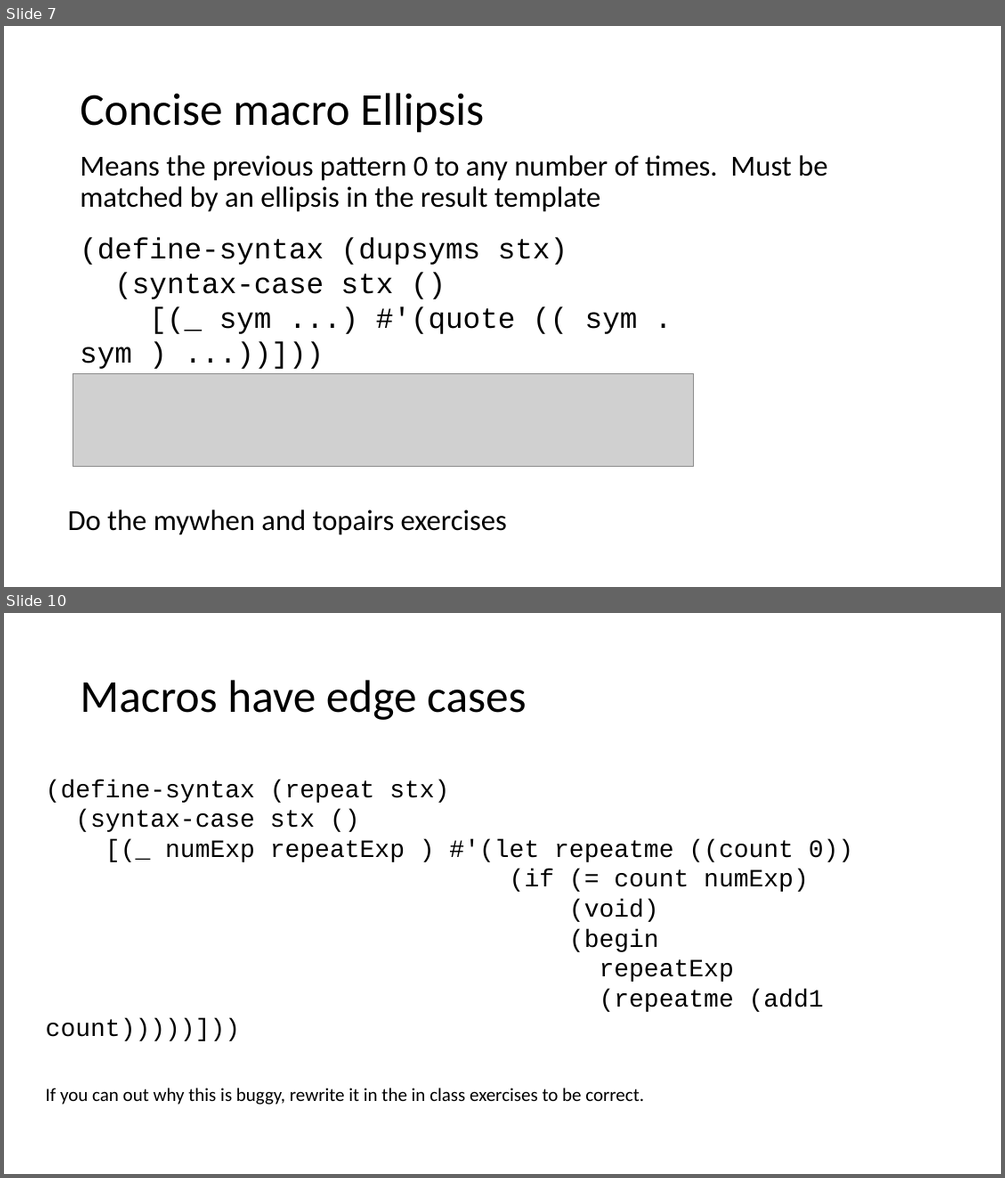
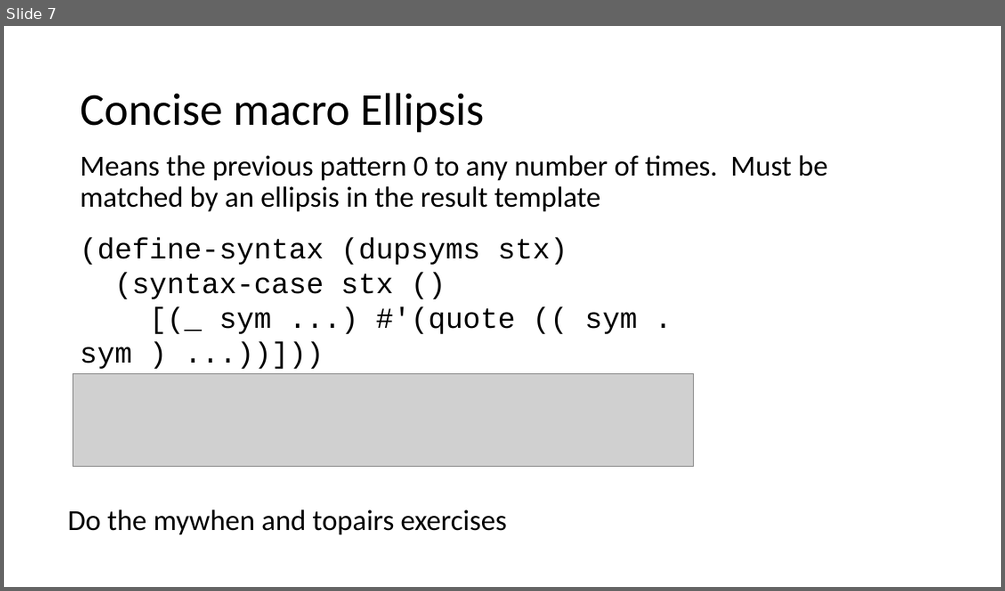
Before and after one commit to RHIT-CSSE/csse304, a slide deck: ClassMaterials/Macros1/Macros.pptx. Shown one above the other, each under a label of ours: slides 7 and 10 before the commit, slide 7 after it; the slides between them are not shown. The pictures are 1005x1178 and 1005x591 pixels, drawn with LibreOffice and Linux fonts; fonts in the diff are those of the drawing; grey boxes stand for pictures. Boxes give left, top, right and bottom in pixels: in the first picture for what was removed or moved away, otherwise in the second. Text is boxed around its words. In the diff, an @@ line names an element or a change of style, - is before the commit and + after.

Commit message:
moving stuff between macro assignments

```diff
--- a/ClassMaterials/Macros1/Macros.pptx
+++ b/ClassMaterials/Macros1/Macros.pptx
@@ slide 10 removed at (4,613,1001,1174), background #FFFFFF @@
@@ title removed at (80,680,526,720) @@
-Macros have edge cases
@@ text removed at (46,779,853,1012) @@
-(define-syntax (repeat stx)
-(syntax-case stx ()
-[(_ numExp repeatExp ) #'(let repeatme ((count 0))
-(if (= count numExp)
-(void)
-(begin
-repeatExp
-(repeatme (add1 count)))))]))
@@ text removed at (46,1087,644,1104) @@
-If you can out why this is buggy, rewrite it in the in class exercises to be correct.
```
Also in this commit, not shown: 2 other slides removed, 5 other files.
